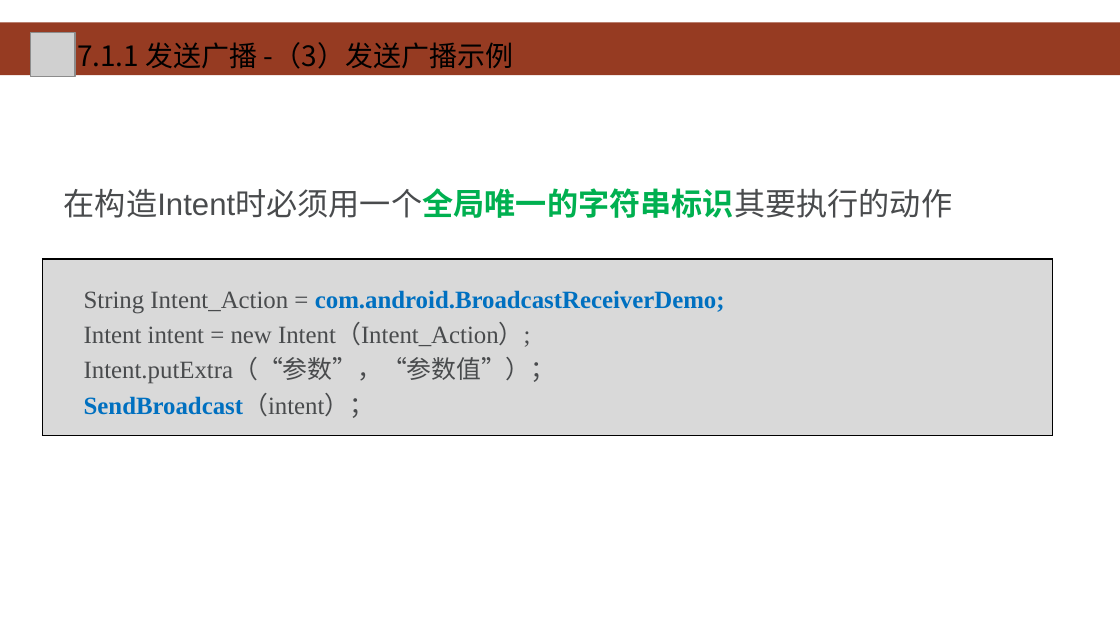
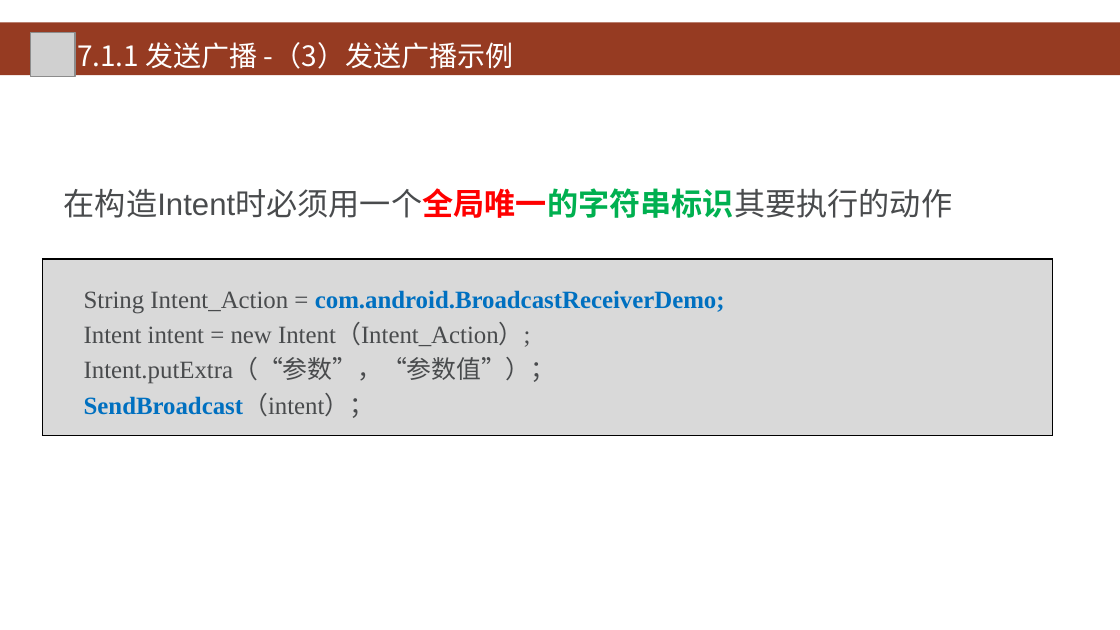
Before and after one commit to HBU/Android-PPT, a slide deck: slide 5 of 07.0 -- 广播 ------- 第07章.pptx. Drawn at 1120x630 pixels with LibreOffice and Linux fonts; fonts in the diff are those of the drawing; grey boxes stand for pictures; background and template pictures are left out. Boxes give left, top, right and bottom in pixels: in the first picture for what was removed or moved away, otherwise in the second. Text is boxed around its words. In the diff, an @@ line names an element or a change of style, - is before the commit and + after.

```diff
--- a/07.0 -- 广播 ------- 第07章.pptx
+++ b/07.0 -- 广播 ------- 第07章.pptx
@@ text "7.1.1 发送广播 -（3）发送广播示例" at [77,42,513,69]: text colour #000000 to #FFFFFF @@
@@ text "在构造Intent时必须用一个全局唯一的字符串标识其要执行的动作" at [64,188,952,218]: text colour #00B050 to #FF0000 in "在构造Intent时必须用一个全局唯一的字符串标识其要执行的动作" @@
```
Also in this commit, not shown: 16 other slides changed.
